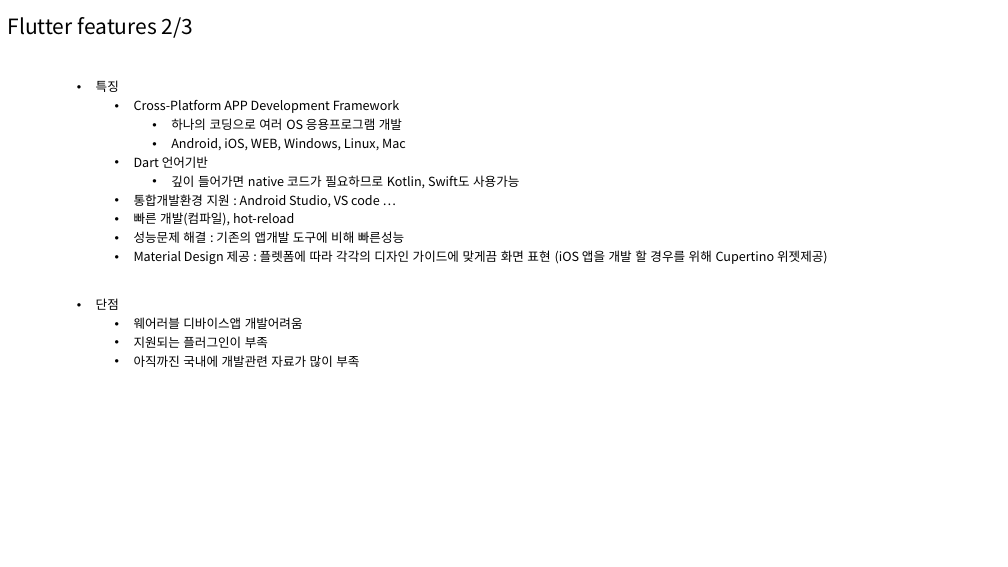
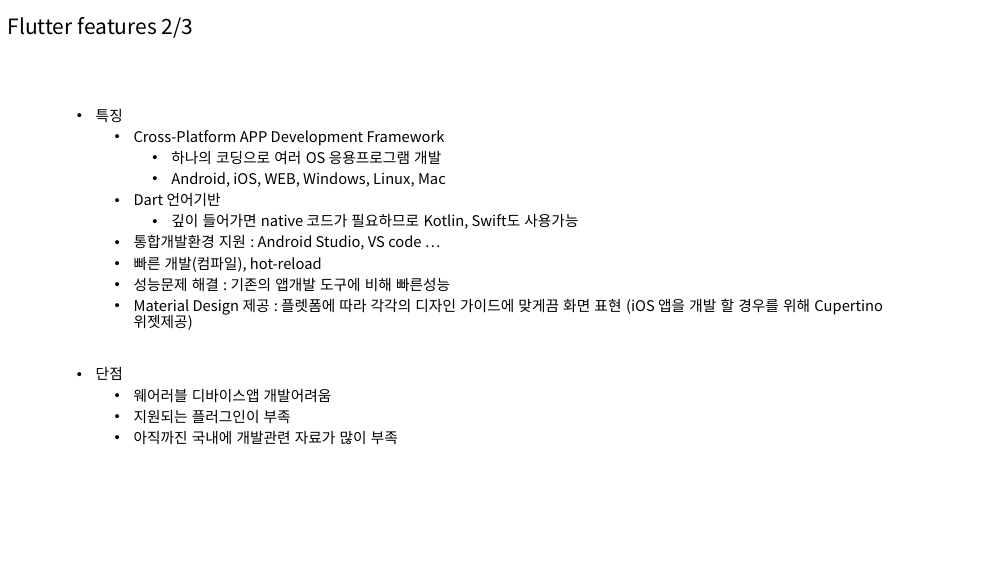
Before and after one commit to hongjaikim/lecture, a slide deck: slide 5 of flutter/Google_Flutter_-2.pptx. Drawn at 1008x567 pixels with LibreOffice and Linux fonts; fonts in the diff are those of the drawing. Boxes give left, top, right and bottom in pixels: in the first picture for what was removed or moved away, otherwise in the second. Text is boxed around its words. In the diff, an @@ line names an element or a change of style, - is before the commit and + after.

```diff
--- a/flutter/Google_Flutter_-2.pptx
+++ b/flutter/Google_Flutter_-2.pptx
@@ text "특징": place and size @@
-text "특징" at bbox=[96, 80, 828, 367]
+text "특징" at bbox=[96, 109, 883, 444]
@@ text "특징" at bbox=[96, 109, 883, 444]: size 12 to 14 pt @@
```
Also in this commit, not shown: 25 other slides changed, 6 slides added, 3 other files.
